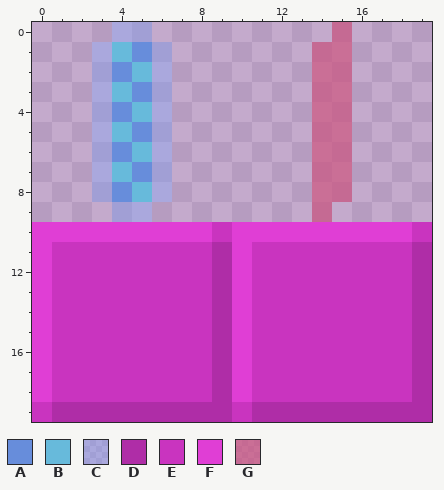
Pixel-art sprite, stored at res/img/bullets.png. The first picture shows the starting point.
The file is 20x20 pixels.
Palette (. is transparent): A #678ddb  B #67badb  C #77a4ff55  D #af2da7  E #c934bf  F #e03ed5  G #cc557fb2
Pixels before, first column x 0:
 0 ....CC.........G....
 1 ...CBAC.......GG....
 2 ...CABC.......GG....
 3 ...CBAC.......GG....
 4 ...CABC.......GG....
 5 ...CBAC.......GG....
 6 ...CABC.......GG....
 7 ...CBAC.......GG....
 8 ...CABC.......GG....
 9 ....CC........G.....
10 FFFFFFFFFEFFFFFFFFFE
11 FEEEEEEEEDFEEEEEEEED
12 FEEEEEEEEDFEEEEEEEED
13 FEEEEEEEEDFEEEEEEEED
14 FEEEEEEEEDFEEEEEEEED
15 FEEEEEEEEDFEEEEEEEED
16 FEEEEEEEEDFEEEEEEEED
17 FEEEEEEEEDFEEEEEEEED
18 FEEEEEEEEDFEEEEEEEED
19 EDDDDDDDDDEDDDDDDDDD
And afterwards:
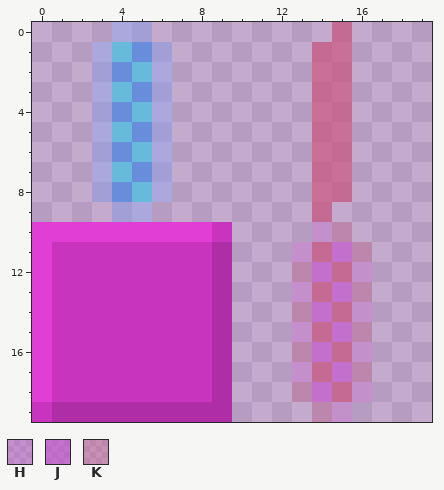
Colours new in this view: H #c255cc4e  J #c255ccb2  K #cc557f4e
The exact change:
Colour E gives way to colour G in row 11 at x 14; in row 12 at x 15; in row 13 at x 14; in row 14 at x 15; in row 15 at x 14; in row 16 at x 15.
Colour E gives way to colour G in row 17 at x 14; in row 18 at x 15.
Colour D gives way to colour H in row 19 at x 15.
Colour E gives way to colour H in row 11 at x 13; in row 12 at x 16; in row 13 at x 13; in row 14 at x 16; in row 15 at x 13; in row 16 at x 16.
Colour E gives way to colour H in row 17 at x 13; in row 18 at x 16.
Colour F gives way to colour H in row 10 at x 14.
Colour E gives way to colour J in row 11 at x 15; in row 12 at x 14; in row 13 at x 15; in row 14 at x 14; in row 15 at x 15; in row 16 at x 14.
Colour E gives way to colour J in row 17 at x 15; in row 18 at x 14.
Colour D gives way to colour K in row 19 at x 14.
Colour E gives way to colour K in row 11 at x 16; in row 12 at x 13; in row 13 at x 16; in row 14 at x 13; in row 15 at x 16; in row 16 at x 13.
Colour E gives way to colour K in row 17 at x 16; in row 18 at x 13.
Colour F gives way to colour K in row 10 at x 15.
The author cleared colour D in rows 11 to 18 at x 19; in row 19 at x 11 to 13 and 16 to 19.
The author cleared colour E in row 10 at x 19; in rows 11 to 18 at x 11 to 12 and 17 to 18; in row 19 at x 10.
The author cleared colour F in row 10 at x 10 to 13 and 16 to 18; in rows 11 to 18 at x 10.
